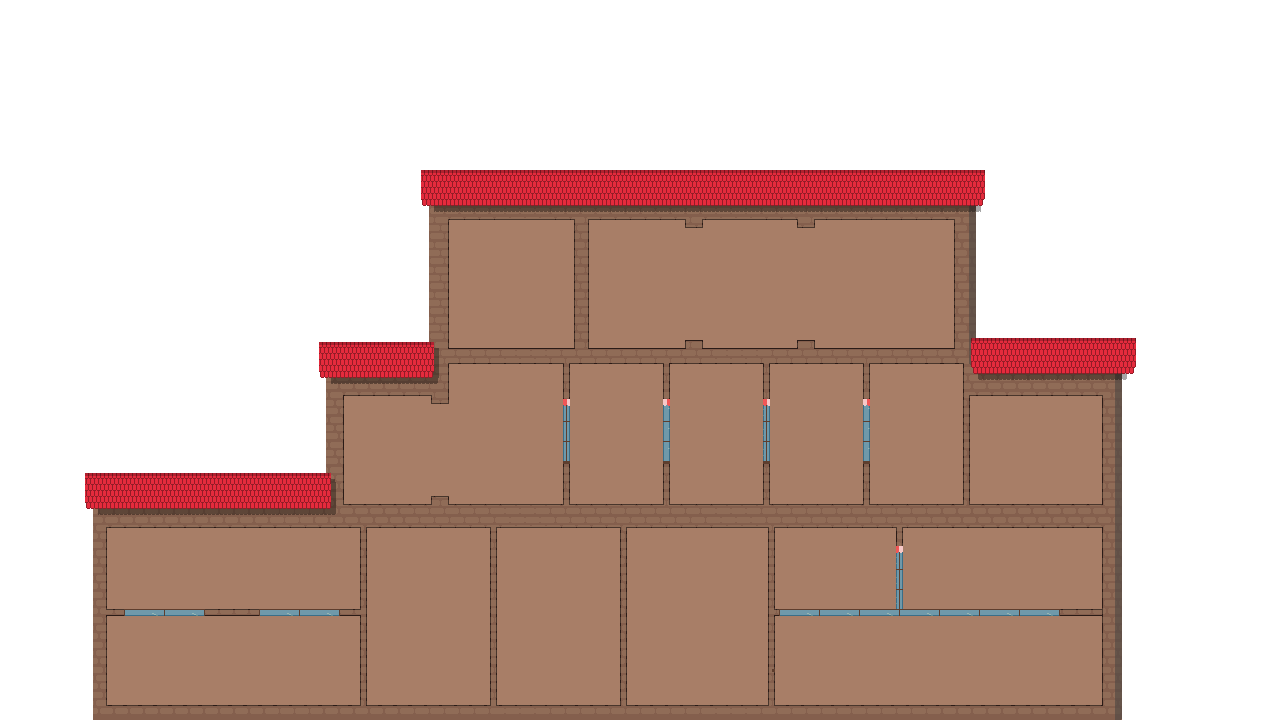
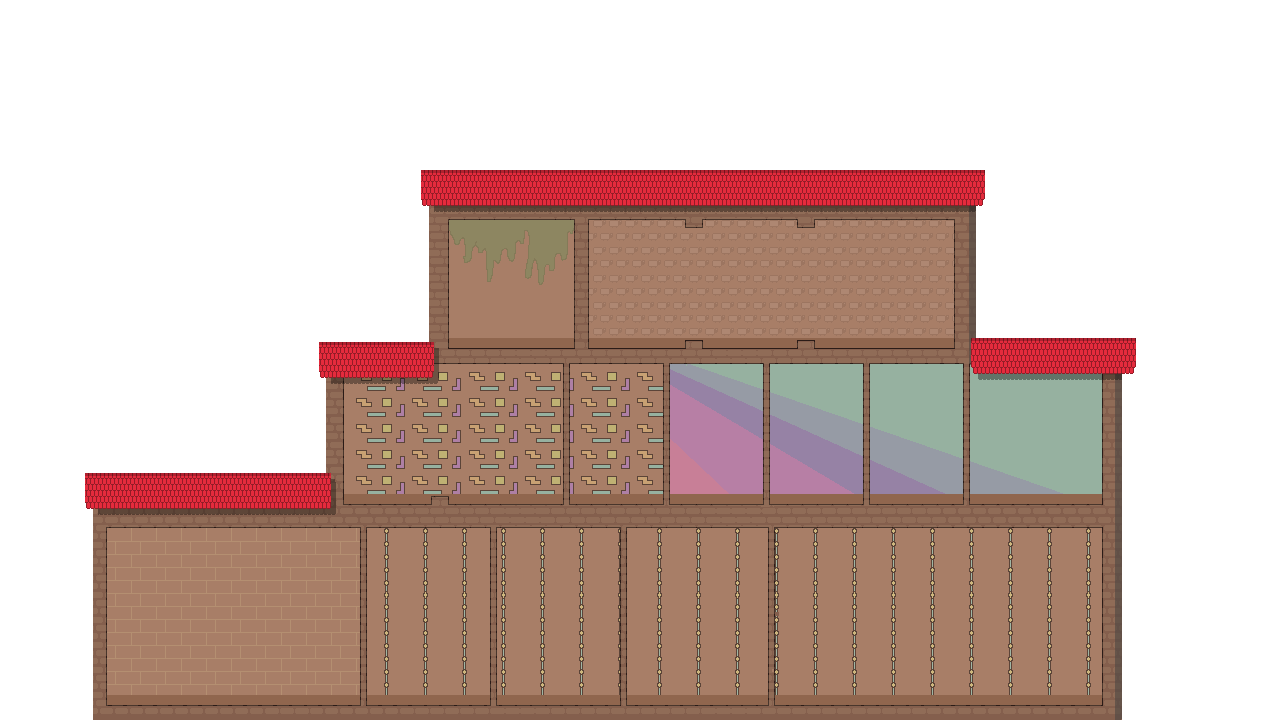
Two versions of the same layered image (1280×725). Layer-by-layer changes:
hid "Marquise" over [563, 399, 903, 553]
hid "Window_Shade" over [125, 402, 1059, 616]
hid "Windows" over [124, 401, 1060, 672]
painted on "Roof_shadow" over [976, 205, 1127, 380]
painted on (unnamed layer) over [107, 360, 1102, 614]
showed "Floor", painted on it over [107, 338, 1102, 705]
painted on "Borders" over [106, 363, 1103, 616]
painted on "House" over [107, 364, 1102, 616]
added layer "Tapete2" (7%) above "Tapete" over [589, 220, 954, 348]
added layer "Tapete" (46%) above "House_interior" over [107, 220, 1103, 705]
